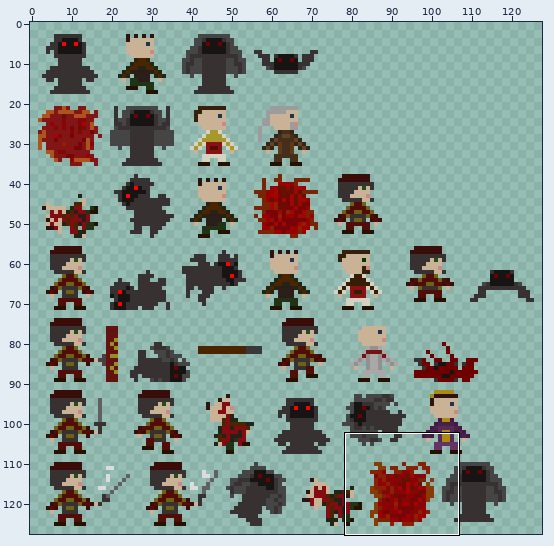
File history of a sprite sheet, android/assets/sprites/playerandenemies.png. The picture above shows the old version from afar; the outline marks the close-up.
Close-up. First the earlier version:
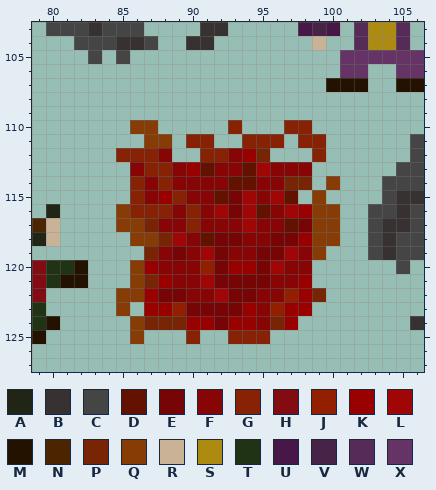
The file is 128x128 pixels. Colours within 5 levels of each other are drawn and written as one. Shown: x 79..106, y 103..127. The commit also changed other parts of the picture, which this record leaves out.
Palette (. is transparent): A #212515  B #383131  C #454545  D #631200  E #780505  F #870505  G #872205  H #820c12  J #911f00  K #990000  L #a10606  M #241200  N #4a2500  P #782505  Q #873b05  R #c9b295  S #ad8b10  T #213315  U #471847  V #472447  W #572b57  X #663366
Pixels before, first column x 79:
103 .CCCBCCC....BB.....UVU.WSSW.
104 ...CCCBBC..BB.......R..WSSW.
105 ....C.C...............XXXXXX
106 ......................XX..XX
107 .....................MMM..MM
108 ............................
109 ............................
110 .......QQ.....G...GG........
111 ........QQ.GG..GGG.GG......C
112 ......GGGF..GGFKP...G......C
113 .......FGGFKDFFDLFFF......CC
114 .......GFGFFFFDDFFPP.Q...CCC
115 .......GFKGFFDELFLD.Q....CBB
116 .A....QGGGFGFLELDFLKQQ..CCBC
117 NR....QQPFFGFFFLFFDEQQ..CBBC
118 AR.....QQPLFDEEFFEEKQQ..CBCC
119 ........PFEFLEFFEELFQ...CBCC
120 HTTM...QKFFFJEKKELFF......C.
121 HTMM...QPKFFLEEEEFFK........
122 H.....QQKEEFFLEEFFJKP.......
123 T.....Q.KKJEEEEKFJKK........
124 TM.....QPPPKKEKKFPK........B
125 M......Q...G..GGG...........
After:
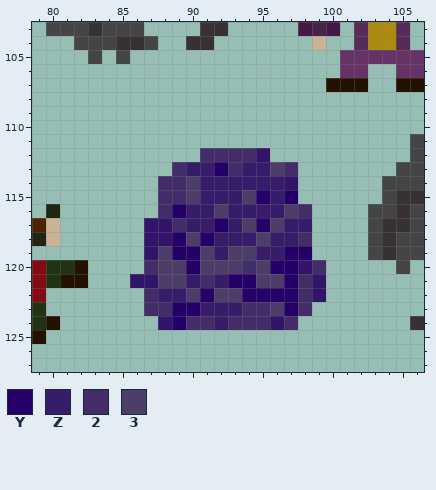
Colours new in this view: Y #250069  Z #371c69  2 #422d69  3 #4d3e69
Difference:
colour P: #782505 -> #321569
Changed rows in their new state; - is a pixel that keeps its letter.
first column x 85:
110 -..-----.---..--
111 --..-..--...-..-
112 ....--2222----.-
113 -...2ZZY2ZZ32.--
114 -..223ZZZZZZ-.-.
115 -..223ZZZ3YZY-.-
116 ...2YZZ3ZZZZ32..
117 ..-P2ZZYZ3Y3ZZ..
118 -.P-Y3YZZZ3ZZ2..
119 ---3YY3Z33ZZYY.-
120 -.233Y33323YYP2-
121 -P-33Z2ZYY33Y2P-
122 ..2ZZ3Y33YYYY2--
123 .-22YYZZZ223Y2--
124 -..-Y22Z222-2---
125 -.---.--...-----
Changed places in both close-ups, as pixel boxes (x1, y1, x2, y2):
changed: (116, 120, 340, 344)
